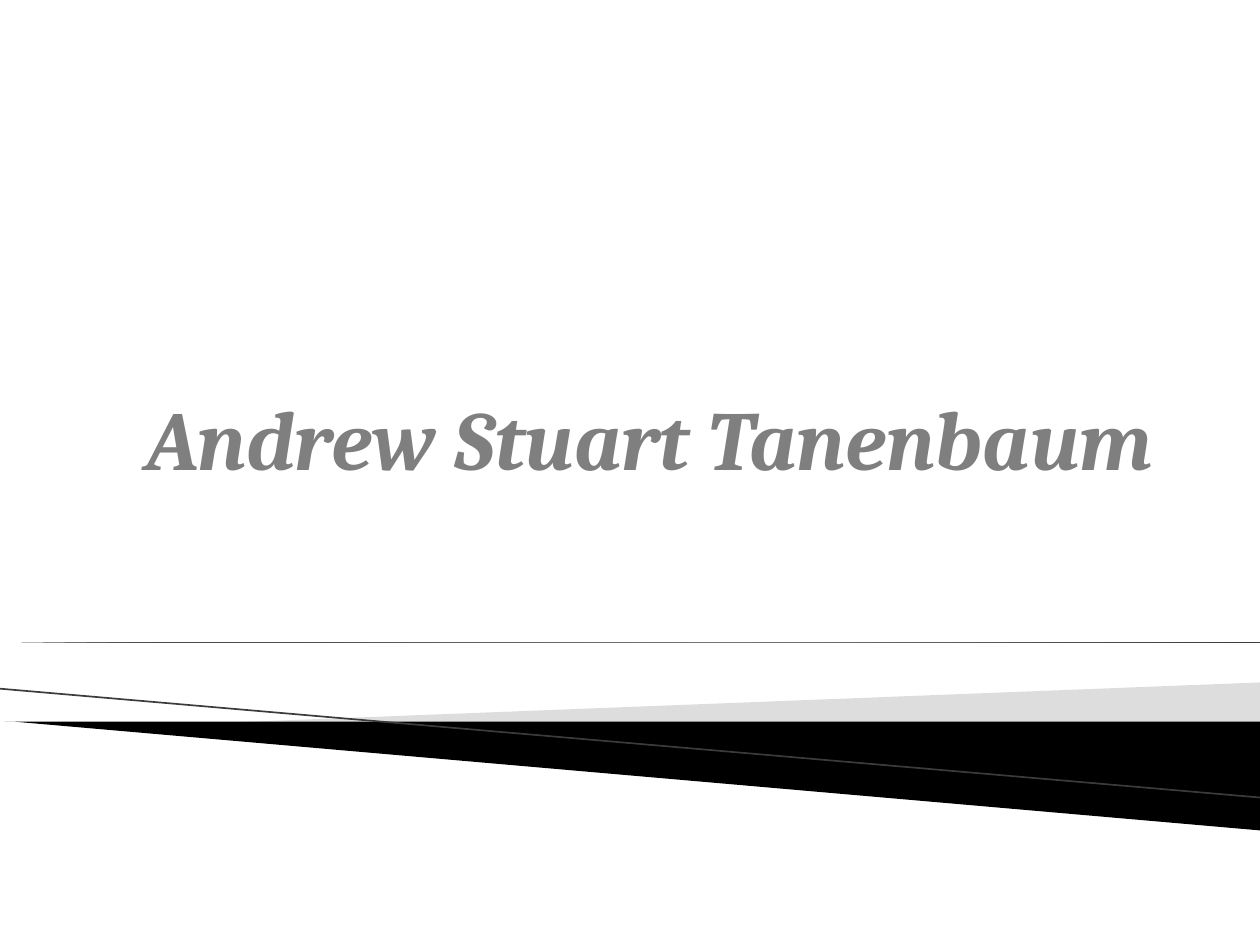
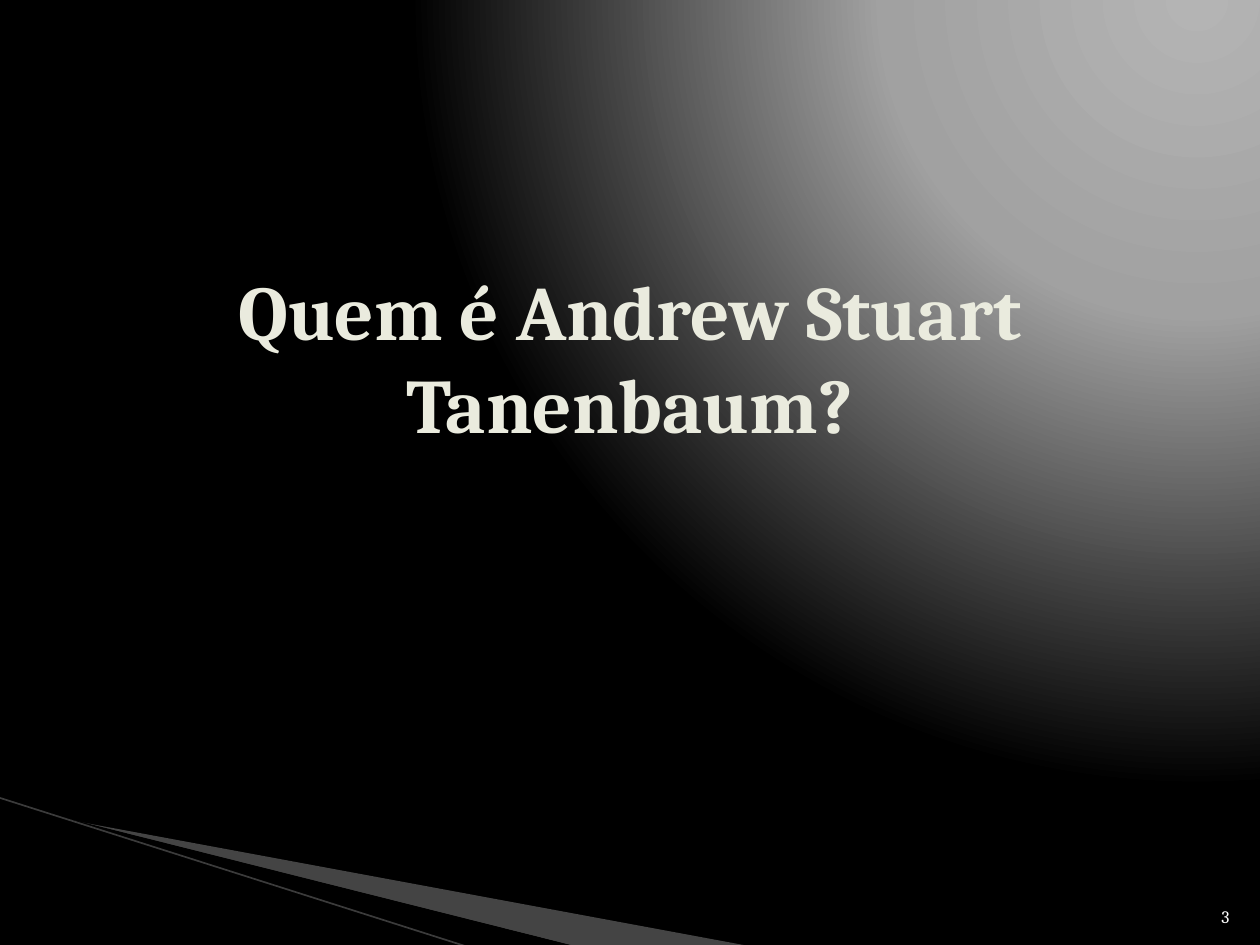
Before and after one commit to WhoisBsa/Faculdade, a slide deck: slide 3 of 3º Periodo Computação/S.O/Trabalho Tanenbaum/Tanenbaum.pptx (slide 1 before the commit). Drawn at 1260x945 pixels with LibreOffice and Linux fonts; fonts in the diff are those of the drawing; background and template pictures are left out. Boxes give left, top, right and bottom in pixels: in the first picture for what was removed or moved away, otherwise in the second. Text is boxed around its words. In the diff, an @@ line names an element or a change of style, - is before the commit and + after.

```diff
--- a/3º Periodo Computação/S.O/Trabalho Tanenbaum/Tanenbaum.pptx
+++ b/3º Periodo Computação/S.O/Trabalho Tanenbaum/Tanenbaum.pptx
@@ background #FFFFFF to gradient #B4B4B4 to #A2A2A2 to #000000 @@
@@ title "Quem é Andrew Stuart Tanenbaum?" at box(238, 270, 1021, 449): vertical alignment bottom to middle @@
@@ title at box(238, 270, 1021, 449): text changed; size 48 to 44 pt; text colour #7F7F7F to #EAEBDE; italic off @@
-Andrew Stuart Tanenbaum
+Quem é Andrew Stuart Tanenbaum?
@@ right triangle removed at box(0, 643, 1260, 643) @@
@@ line removed from (0, 689) to (1260, 798) @@
@@ freeform shape added at box(98, 689, 622, 888), fill #ADADAD at 40% opacity @@
@@ freeform shape removed at box(233, 683, 1260, 750) @@
@@ freeform shape removed at box(5, 722, 1260, 830) @@
@@ freeform shape added at box(0, 798, 517, 914), fill #000000 @@
@@ line added from (0, 798) to (467, 945), #A4A4A4 0.95 pt @@
@@ page number added at box(1221, 911, 1229, 923), 10 pt, text #FFFFFF @@
+3
```
Also in this commit, not shown: 7 other slides changed, 6 slides added, 4 slides removed.
